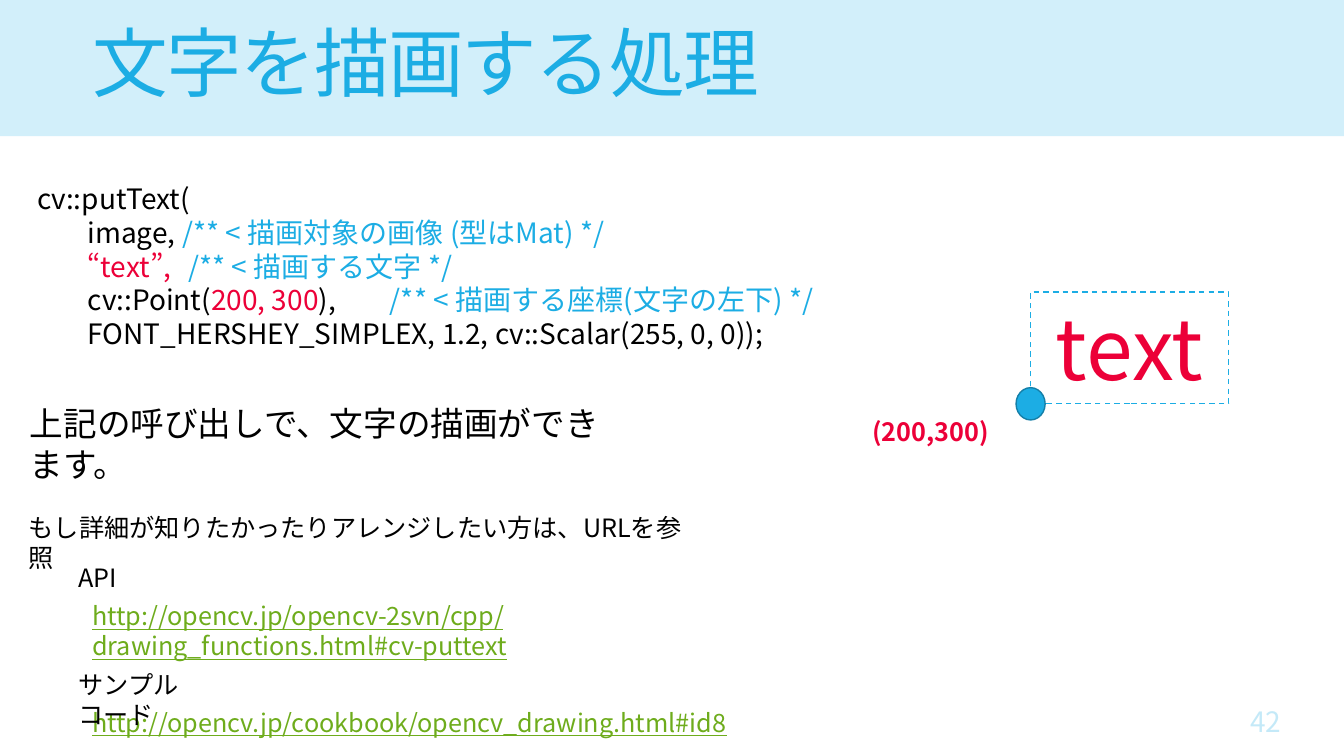
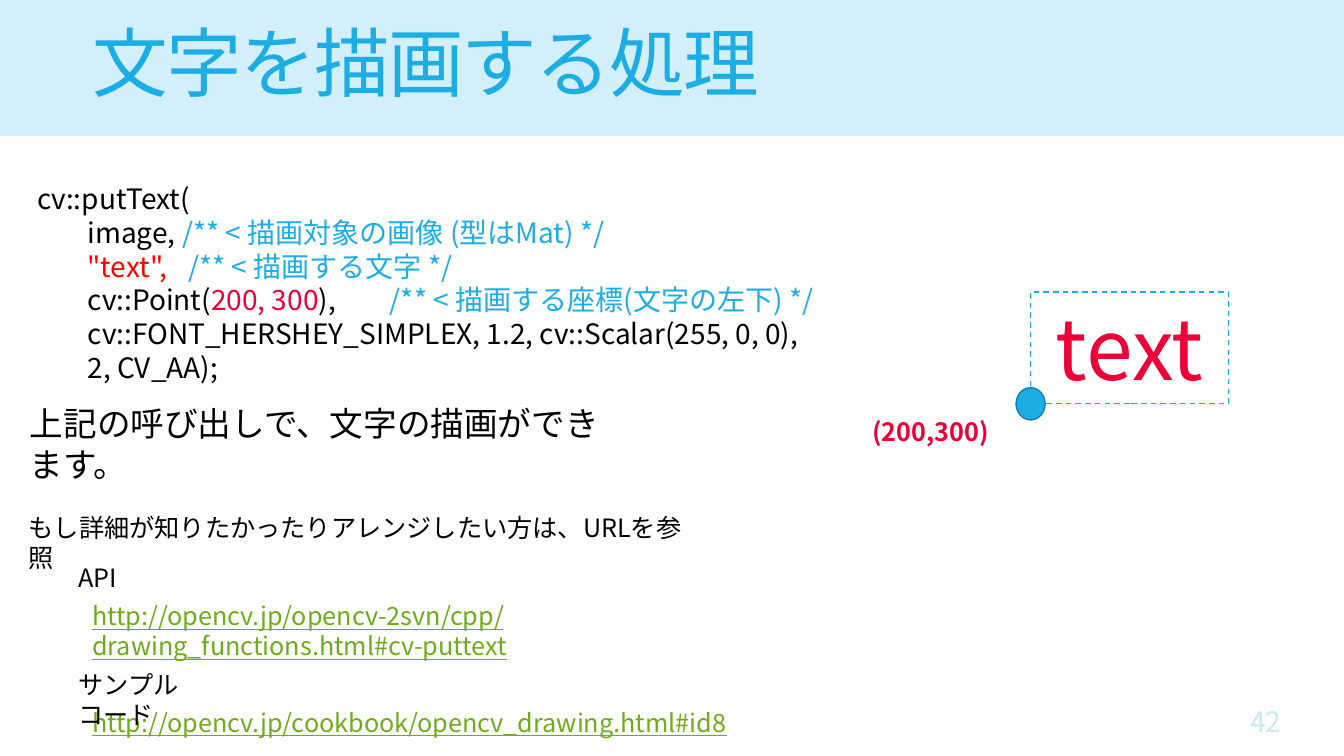
Before and after one commit to houkiboshiComet/Object-Detector-Hands-On, a slide deck: slide 42 of doc/CV_DNN_Hands-On2.pptx. Drawn at 1344x756 pixels with LibreOffice and Linux fonts; fonts in the diff are those of the drawing. Boxes give left, top, right and bottom in pixels: in the first picture for what was removed or moved away, otherwise in the second. Text is boxed around its words. In the diff, an @@ line names an element or a change of style, - is before the commit and + after.

Commit message:
Improve some explaining.

```diff
--- a/doc/CV_DNN_Hands-On2.pptx
+++ b/doc/CV_DNN_Hands-On2.pptx
@@ text at box(88, 249, 422, 282): text changed @@
-“text”, /** < 描画する文字 */
+"text", /** < 描画する文字 */
@@ text at box(88, 321, 798, 384): text changed @@
-FONT_HERSHEY_SIMPLEX, 1.2, cv::Scalar(255, 0, 0));
+cv::FONT_HERSHEY_SIMPLEX, 1.2, cv::Scalar(255, 0, 0),
+2, CV_AA);
```
